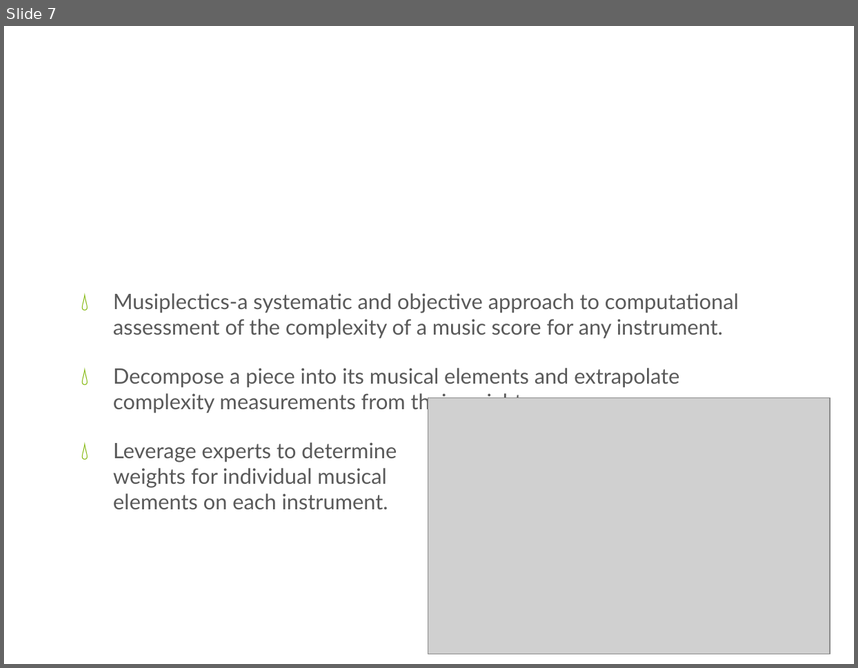
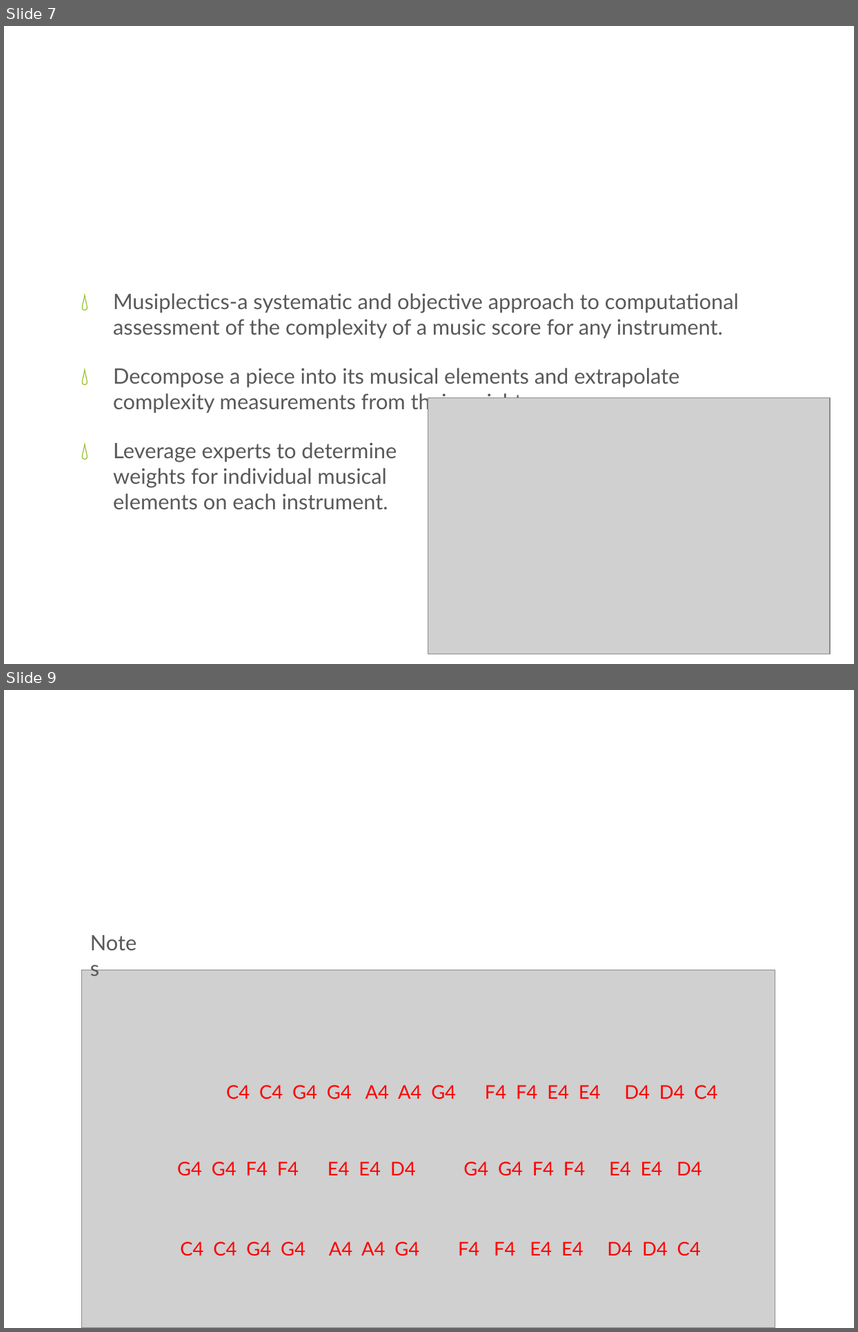
Before and after one commit to xwsxethan/MusicScoring, a slide deck: Documents/Thesis/ThesisDissertation.pptx. Shown one above the other, each under a label of ours: slide 7 before the commit, slides 7 and 9 after it; the slides between them are not shown. The pictures are 858x668 and 858x1332 pixels, drawn with LibreOffice and Linux fonts; fonts in the diff are those of the drawing; grey boxes stand for pictures; background and template pictures are left out. Boxes give left, top, right and bottom in pixels: in the first picture for what was removed or moved away, otherwise in the second. Text is boxed around its words. In the diff, an @@ line names an element or a change of style, - is before the commit and + after.

Commit message:
Adding worked out example and DNA picture to the slides.
Related to xwsxethan/MusicScoring#103

```diff
--- a/Documents/Thesis/ThesisDissertation.pptx
+++ b/Documents/Thesis/ThesisDissertation.pptx
@@ slide 9 added at (4,690,854,1328), background picture (left out) @@
@@ title added at (47,722,811,829), 46 pt, text #FFFFFF @@
+Example
@@ text added at (82,925,153,958), 18 pt, text #595959 @@
+Notes
@@ picture added at (82,969,775,1328) @@
@@ text added at (177,1085,717,1256), 16 pt, text #FF0000 @@
+C4 C4 G4 G4 A4 A4 G4 F4 F4 E4 E4 D4 D4 C4
+G4 G4 F4 F4 E4 E4 D4 G4 G4 F4 F4 E4 E4 D4
+C4 C4 G4 G4 A4 A4 G4 F4 F4 E4 E4 D4 D4 C4
```
Also in this commit, not shown: 4 slides changed, 12 other slides added, 6 other files.
